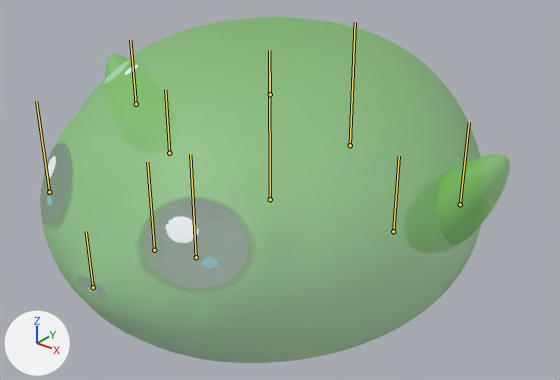
Renders of the FBX model ContentSource/Animations/Monsters/SlimeFamily/Ranged/Draw.fbx from each side of a commit.
One viewpoint serves both versions: a 50 mm camera at (1.067, -1.297, 1.079) aimed at (0.039, -0.012, 0.283). Every picture has the same lights, and +X, +Y and +Z are marked at lower left. The picture after the commit comes second. Both versions are drawn at frame 32 of the action 'SlimeFamily_Ranged.002'; the numbers are the values there. The bones that change, and the others that lie on the model, are drawn over the model as lines.

In view in the first picture: 'SlimeRanged.002'.
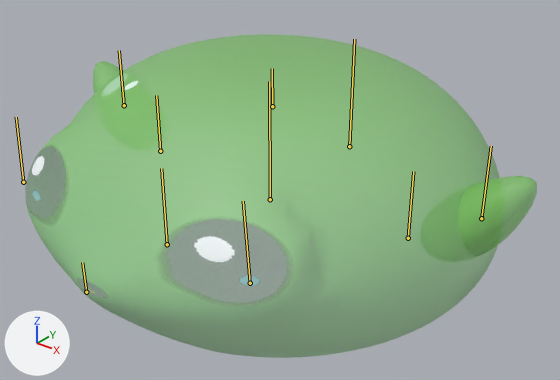
Changed parts and their boxes (x1, y1, x2, y2) in the pictures (560 x 380 px):
'SlimeRanged.002', posed (9% wider, 6% shorter)
    before: (40, 17, 510, 363)
    after: (25, 34, 537, 358)
bone 'body_center', root to tip
    before: (270, 199) to (269, 64)
    after: (270, 199) to (269, 81)
bone 'body_top', root to tip
    before: (270, 94) to (269, 50)
    after: (272, 106) to (272, 68)
bone 'body_front', root to tip
    before: (154, 250) to (147, 162)
    after: (167, 244) to (161, 168)
bone 'face_left', root to tip
    before: (49, 192) to (36, 101)
    after: (23, 182) to (16, 117)
bone 'face_right', root to tip
    before: (196, 257) to (190, 154)
    after: (250, 283) to (243, 201)
bone 'mouth', root to tip
    before: (93, 287) to (86, 231)
    after: (86, 292) to (82, 262)

The change in detail:
Bone 'body_center' (bone_body_center) moves from (0.0, 0.005, 0.0) to (0.0, -0.024, 0.0).
Bone 'body_center' (bone_body_center) is rescaled from (0.98, 1.02, 1.0) to (1.08, 0.9, 1.0).
Bone 'body_top' (bone_body_top) moves from (0.0, 0.0, 0.009) to (0.0, 0.0, 0.0).
Bone 'body_front' (bone_body_front) moves from (0.0, 0.0, 0.035) to (0.0, 0.0, 0.0).
Bone 'face_left' (bone_face_left) moves from (-0.035, 0.0, 0.009) to (-0.12, 0.0, 0.03).
Bone 'face_left' (bone_face_left) turns from (0, 0, 0) to (0, 0, -3) degrees about its own x, y and z.
Bone 'face_left' (bone_face_left) is rescaled from (1.07, 1.0, 1.03) to (1.24, 0.88, 1.12).
Bone 'face_right' (bone_face_right) moves from (0.035, 0.0, 0.009) to (0.12, 0.0, 0.03).
Bone 'face_right' (bone_face_right) turns from (0, 0, 0) to (0, 0, 3) degrees about its own x, y and z.
Bone 'face_right' (bone_face_right) is rescaled from (1.07, 1.0, 1.03) to (1.24, 0.88, 1.12).
Bone 'mouth' (bone_mouth) moves from (0.0, 0.0, 0.021) to (0.0, 0.0, 0.072).
Bone 'mouth' (bone_mouth) is rescaled from (0.62, 0.62, 1.0) to (0.38, 0.38, 1.0).
